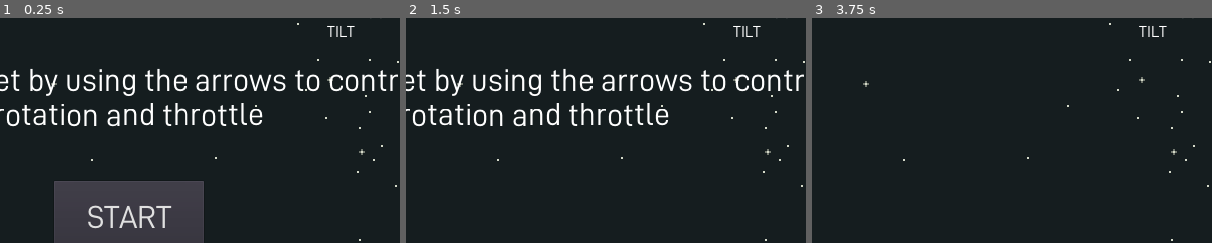
Above: before the commit, frames 1-3 (left to right).
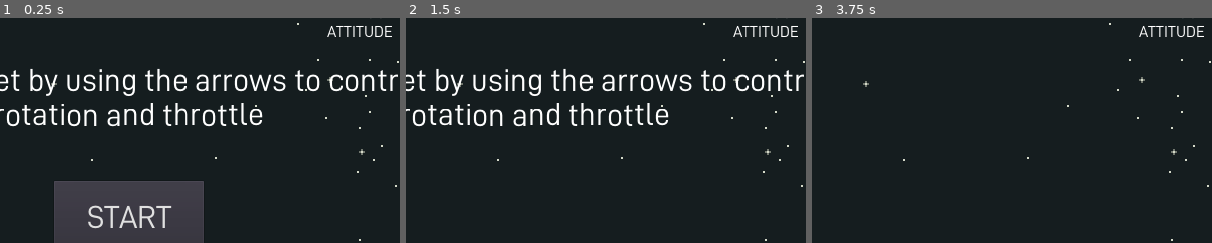
Above: after the commit, the same moments.

Repository: pbrandt1/lunar-lander
Game: Godot game, scene res://Main.tscn
Same seed, same stepped clock (60 frames per second), same inputs: the game is played once before the commit and once after it.
Inputs:
- Up to frame 1 (0.25 s): no input
- Up to frame 2 (1.5 s): click "START" at 0.5 s; hold Right (ui_right) from 1.28 s (still down)
- Up to frame 3 (3.75 s): release Right (ui_right) at 2.03 s; hold Left (ui_left) 2.03-2.78 s; hold Right (ui_right) 2.78-3.53 s; hold Up (ui_up) from 3.53 s (still down)
The pictures show only the part of the screen within x 34-84%, y 16-66%; the shares and areas given below are measured in that part.

The runs differ from the first frame. In frame 1, 0.4% of the frame differs, in the area x 81-98%, y 3-9%; in frame 2, 0.4%; in frame 3, 0.4%.

Commit message:
tried to add hazardous terrain but didnt work yet

Diff:
--- a/HUD.gd
+++ b/HUD.gd
@@ -19,8 +19,8 @@
 	$GridContainer/VelocityXValue.text = str(round(vel.x))
 	$GridContainer/VelocityYValue.text = str(round(-1 * vel.y))
 
-func update_tilt(tilt):
-	$GridContainer/TiltValue.text = str(round(tilt)) + '°';
+func update_attitude(attitude):
+	$GridContainer/AttitudeValue.text = str(round(attitude)) + '°';
 
 func _on_MessageTimer_timeout():
 	$Message.hide()
--- a/HUD.tscn
+++ b/HUD.tscn
@@ -112,18 +112,18 @@
 "_edit_use_anchors_": false
 }
 
-[node name="TiltLabel" type="Label" parent="GridContainer"]
+[node name="AttitudeLabel" type="Label" parent="GridContainer"]
 margin_top = 148.0
 margin_right = 200.0
 margin_bottom = 181.0
 custom_fonts/font = ExtResource( 2 )
-text = "TILT"
+text = "ATTITUDE"
 uppercase = true
 __meta__ = {
 "_edit_use_anchors_": false
 }
 
-[node name="TiltValue" type="Label" parent="GridContainer"]
+[node name="AttitudeValue" type="Label" parent="GridContainer"]
 margin_left = 204.0
 margin_top = 148.0
 margin_right = 404.0
--- a/Main.gd
+++ b/Main.gd
@@ -12,7 +12,7 @@
 	$HUD.update_propellant($Vehicle.propellant)
 	$HUD.update_throttle($Vehicle.throttle)
 	$HUD.update_velocity($Vehicle.velocity)
-	$HUD.update_tilt($Vehicle.rotation_degrees)
+	$HUD.update_attitude($Vehicle.rotation_degrees)
 
 func _on_Vehicle_contact(_ok, message):
 	$HUD.show_message(message)
--- a/Surface.tscn
+++ b/Surface.tscn
@@ -11,7 +11,7 @@
 } ]
 
 [sub_resource type="RectangleShape2D" id=2]
-extents = Vector2( 105, 38 )
+extents = Vector2( 101.622, 38 )
 
 [node name="Surface" type="RigidBody2D"]
 position = Vector2( 800, 450 )
@@ -20,6 +20,31 @@
 [node name="AnimatedSprite" type="AnimatedSprite" parent="."]
 frames = SubResource( 1 )
 
-[node name="CollisionShape2D" type="CollisionShape2D" parent="."]
+[node name="CollisionPolygon2D" type="CollisionPolygon2D" parent="." groups=[
+"deadly_zone",
+]]
+position = Vector2( 0, 1 )
+polygon = PoolVector2Array( -798.5, 259.5, -780.5, 259.5, -746, 271.5, -690.5, 272, -677, 264, -656, 263, -618, 220.5, -556.5, 192.5, -409.5, 191.5, -390, 259.5, -361.5, 284, -339, 290, -240.296, 290.333, -180.245, 283.037, -166.214, 269.006, -166.214, 256.659, -123.56, 215.689, -107.846, 214.567, -97.7437, 250.486, -88.764, 260.588, -82.5905, 273.496, -66.876, 283.037, -38.8145, 285.843, -10.7529, 304.925, 29.0945, 341.966, 53.2275, 315.027, 82.4115, 307.17, 95.881, 290.894, 118.33, 292.578, 138.832, 292.627, 141.502, 299.301, 342.153, 298.594, 373.37, 333.379, 384.383, 336.1, 405.764, 366.836, 499.754, 368.172, 519.354, 361.49, 542.517, 359.708, 632.053, 366.39, 799.127, 366.5, 800.018, 448.908, -799.322, 447.43 )
+
+[node name="CollisionShape2D" type="CollisionShape2D" parent="." groups=[
+"safe_zone",
+]]
+process_priority = 1
 position = Vector2( 242.636, 335.749 )
 shape = SubResource( 2 )
+
+[node name="CollisionShape2D2" type="CollisionShape2D" parent="." groups=[
+"safe_zone",
+]]
+process_priority = 1
+position = Vector2( -260.136, 328.386 )
+z_index = 1
+shape = SubResource( 2 )
+
+[node name="CollisionShape2D3" type="CollisionShape2D" parent="." groups=[
+"safe_zone",
+]]
+process_priority = 1
+position = Vector2( 454.751, 403.558 )
+z_index = 1
+shape = SubResource( 2 )
--- a/Vehicle.gd
+++ b/Vehicle.gd
@@ -3,7 +3,7 @@
 signal contact
 
 export var gravity_acc = 1.625 * 5
-export var vx_max = 2
+export var vx_max = 3
 export var vy_max = 10
 export var tilt_max = 20 # deg
 
@@ -28,6 +28,7 @@
 	velocity.x = 100
 	throttle = 0.0
 	propellant = 100.0
+	prop_exists = 1
 	position.x = 100
 	position.y = 100
 	playing = true
@@ -80,6 +81,8 @@
 	propellant = clamp(propellant, 0, 100.0)
 	if propellant == 0:
 		prop_exists = 0
+	else:
+		prop_exists = 1
 
 	position += velocity * delta
 	velocity.y += gravity_acc * delta
@@ -97,12 +100,15 @@
 	velocity.y += -1 * thrust_acc * cos(rotation) * delta
 
 
-func _on_Vehicle_body_entered(_body):
+func _on_Vehicle_body_entered(body):
 	# check orientation, horizontal velocity, and vertical velocity
 	var ok = true
 	state_message = 'Successful Landing'
 
-	if velocity.y > vy_max:
+	if body.is_in_group("deadly_zone"):
+		ok = false
+		state_message = 'Horrible Terrain'
+	elif velocity.y > vy_max:
 		ok = false
 		state_message = 'Too Much Vertical Speed'
 	elif abs(velocity.x) > vx_max:
@@ -114,6 +120,8 @@
 
 	if !ok:
 		$AnimatedSprite.animation = "crashed"
+	else:
+		$AnimatedSprite.animation = "landed"
 
 	emit_signal("contact", ok, state_message)
 
--- a/Vehicle.tscn
+++ b/Vehicle.tscn
@@ -10,6 +10,11 @@
 
 [sub_resource type="SpriteFrames" id=1]
 animations = [ {
+"frames": [ ExtResource( 4 ) ],
+"loop": true,
+"name": "landed",
+"speed": 5.0
+}, {
 "frames": [ ExtResource( 3 ) ],
 "loop": true,
 "name": "raptor",
@@ -28,11 +33,6 @@
 "frames": [ ExtResource( 1 ) ],
 "loop": true,
 "name": "raptor_rcs",
-"speed": 5.0
-}, {
-"frames": [ ExtResource( 4 ) ],
-"loop": true,
-"name": "landed",
 "speed": 5.0
 }, {
 "frames": [ ExtResource( 5 ) ],
